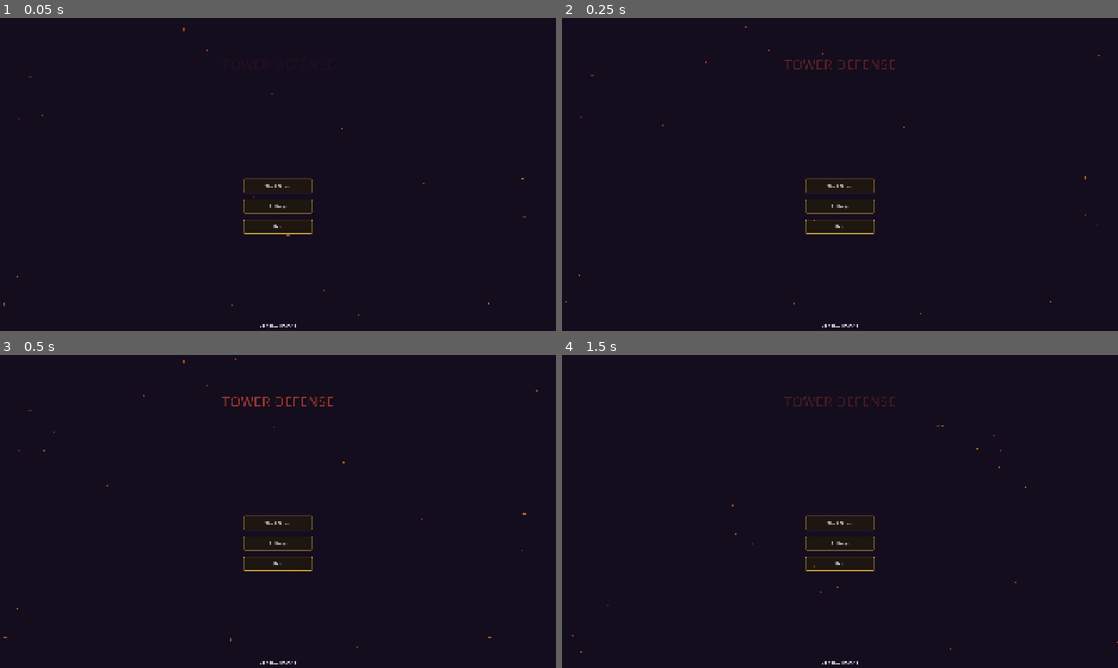
Above: before the commit, frames 1-4 (two rows, left to right).
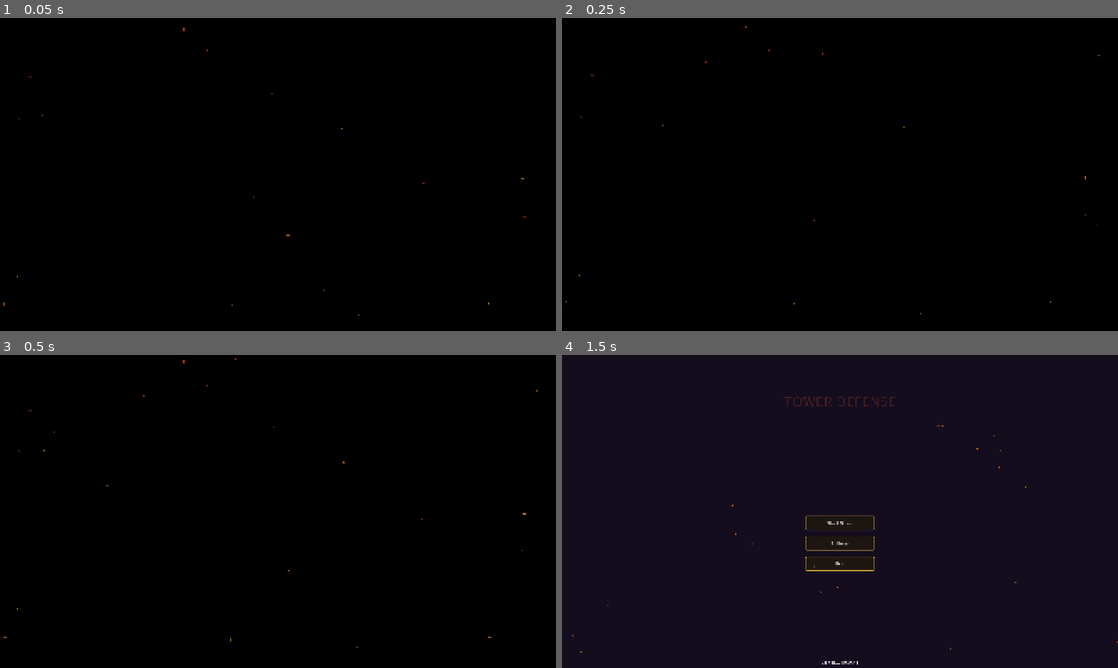
Above: after the commit, the same moments.

Repository: illertriller/tower-defense
Game: Godot game, scene res://scenes/ui/start_menu.tscn
Two runs of this game, one before a commit and one after it. Both use one fixed random seed, a clock stepped at 60 frames per second and the inputs below. Video files are missing from this copy of the repository; at most half a second of black plays in their place.
Inputs (mouse positions are in pixels of both pictures, inside the frame that each line leads up to):
- Up to frame 1 (0.05 s): no input
- Up to frame 2 (0.25 s): no input
- Up to frame 3 (0.5 s): no input
- Up to frame 4 (1.5 s): click (840, 524) at 0.5 s, where only the run before the commit has a clickable "Start Game"; click "Back to Menu" at 1.25 s

The runs differ from the first frame. In frame 1, 100% of the frame differs, in the area x 0-100%, y 0-100%; in frame 2, 100%; in frame 3, 100%; in frame 4, nothing differs.

Commit message:
Add intro, win, and lose cinematics
- New CinematicPlayer scene (reusable, skippable with any key)
- Intro cinematic (45s) plays on first game launch
- Win cinematic (8s) plays before victory score screen
- Lose cinematic (8s) plays before defeat/retry screen
- All videos in .ogv format (Godot 4 native)
- Generated via xAI Grok Imagine API
- PRD documents for both cinematic projects

Diff:
--- /dev/null
+++ b/scenes/ui/cinematic_player.gd
@@ -0,0 +1,42 @@
+extends Control
+
+## Cinematic Player — Plays video cinematics with skip support
+## Used for intro, win, and lose cinematics
+
+signal cinematic_finished
+
+@onready var video_player: VideoStreamPlayer = $VideoStreamPlayer
+@onready var skip_label: Label = $SkipLabel
+
+var _next_scene: String = ""
+var _on_finished_callback: Callable
+
+func _ready():
+	video_player.finished.connect(_on_video_finished)
+
+	# Fade in the skip hint after a short delay
+	skip_label.modulate.a = 0.0
+	var tween = create_tween()
+	tween.tween_interval(2.0)
+	tween.tween_property(skip_label, "modulate:a", 0.6, 0.5)
+
+func _input(event):
+	# Skip on any key press, mouse click, or screen tap
+	if event is InputEventKey and event.pressed:
+		_skip()
+	elif event is InputEventMouseButton and event.pressed:
+		_skip()
+
+func play_cinematic(stream: VideoStream, next_scene: String = ""):
+	_next_scene = next_scene
+	video_player.stream = stream
+	video_player.play()
+
+func _skip():
+	video_player.stop()
+	_on_video_finished()
+
+func _on_video_finished():
+	cinematic_finished.emit()
+	if _next_scene != "":
+		get_tree().change_scene_to_file(_next_scene)
--- /dev/null
+++ b/scenes/ui/cinematic_player.tscn
@@ -0,0 +1,47 @@
+[gd_scene load_steps=3 format=3 uid="uid://cinematic_player_001"]
+
+[ext_resource type="Script" path="res://scenes/ui/cinematic_player.gd" id="1"]
+
+[sub_resource type="LabelSettings" id="LabelSettings_skip"]
+font_size = 16
+font_color = Color(0.7, 0.7, 0.7, 1)
+outline_size = 2
+outline_color = Color(0, 0, 0, 1)
+
+[node name="CinematicPlayer" type="Control"]
+layout_mode = 3
+anchors_preset = 15
+anchor_right = 1.0
+anchor_bottom = 1.0
+grow_horizontal = 2
+grow_vertical = 2
+script = ExtResource("1")
+
+[node name="Background" type="ColorRect" parent="."]
+layout_mode = 1
+anchors_preset = 15
+anchor_right = 1.0
+anchor_bottom = 1.0
+grow_horizontal = 2
+grow_vertical = 2
+color = Color(0, 0, 0, 1)
+
+[node name="VideoStreamPlayer" type="VideoStreamPlayer" parent="."]
+layout_mode = 1
+anchors_preset = 15
+anchor_right = 1.0
+anchor_bottom = 1.0
+grow_horizontal = 2
+grow_vertical = 2
+expand = true
+
+[node name="SkipLabel" type="Label" parent="."]
+layout_mode = 1
+anchors_preset = 12
+anchor_top = 1.0
+anchor_right = 1.0
+anchor_bottom = 1.0
+offset_top = -40.0
+horizontal_alignment = 1
+text = "Press any key to skip"
+label_settings = SubResource("LabelSettings_skip")
--- a/scenes/ui/lose_screen.gd
+++ b/scenes/ui/lose_screen.gd
@@ -1,11 +1,15 @@
 extends Control
 
 ## Lose Screen — shown when lives reach 0
+## Plays lose cinematic first, then shows stats
 
 @onready var title_label: Label = $VBoxContainer/TitleLabel
 @onready var stats_label: Label = $VBoxContainer/StatsLabel
 @onready var retry_btn: Button = $VBoxContainer/ButtonRow/RetryBtn
 @onready var menu_btn: Button = $VBoxContainer/ButtonRow/MenuBtn
+
+var cinematic_scene: PackedScene = preload("res://scenes/ui/cinematic_player.tscn")
+var _cinematic_instance: Control = null
 
 func _ready():
 	retry_btn.pressed.connect(_on_retry_pressed)
@@ -16,8 +20,32 @@
 		btn.pressed.connect(func(): AudioManager.play_sfx("button_click"))
 		btn.mouse_entered.connect(func(): AudioManager.play_sfx("button_hover", -8.0))
 
-	# Defeat audio — stop battle music, play defeat sound
+	# Stop battle music
 	AudioManager.stop_music(0.5)
+
+	# Hide UI elements and play lose cinematic first
+	$VBoxContainer.visible = false
+	$Background.visible = false
+	_play_lose_cinematic()
+
+func _play_lose_cinematic():
+	_cinematic_instance = cinematic_scene.instantiate()
+	add_child(_cinematic_instance)
+	_cinematic_instance.cinematic_finished.connect(_on_cinematic_finished)
+
+	var lose_stream = load("res://assets/cinematic/lose_cinematic.ogv")
+	_cinematic_instance.play_cinematic(lose_stream)
+
+func _on_cinematic_finished():
+	if _cinematic_instance:
+		_cinematic_instance.queue_free()
+		_cinematic_instance = null
+
+	# Now show the stats screen
+	$VBoxContainer.visible = true
+	$Background.visible = true
+
+	# Defeat audio
 	AudioManager.play_sfx("defeat")
 
 	_show_stats()
--- a/scenes/ui/start_menu.gd
+++ b/scenes/ui/start_menu.gd
@@ -9,7 +9,12 @@
 @onready var subtitle_label: Label = $SubtitleLabel
 
 var settings_scene: PackedScene = preload("res://scenes/ui/settings_menu.tscn")
+var cinematic_scene: PackedScene = preload("res://scenes/ui/cinematic_player.tscn")
 var _settings_instance: Control = null
+var _cinematic_instance: Control = null
+
+# Track if intro has played this session (only play once)
+static var _intro_played: bool = false
 
 func _ready():
 	start_btn.pressed.connect(_on_start_pressed)
@@ -18,19 +23,14 @@
 	settings_btn.disabled = false
 	_style_menu_buttons()
 
+	# Play intro cinematic on first launch
+	if not _intro_played:
+		_intro_played = true
+		_play_intro_cinematic()
+		return  # Don't start music yet — cinematic has its own audio
+
 	# Audio: menu music + button sounds
-	AudioManager.play_music("menu_theme")
-	for btn in [start_btn, settings_btn, exit_btn]:
-		btn.pressed.connect(func(): AudioManager.play_sfx("button_click"))
-		btn.mouse_entered.connect(func(): AudioManager.play_sfx("button_hover", -8.0))
-
-	# Animate title fade in
-	title_label.modulate.a = 0.0
-	subtitle_label.modulate.a = 0.0
-
-	var tween = create_tween()
-	tween.tween_property(title_label, "modulate:a", 1.0, 0.8)
-	tween.tween_property(subtitle_label, "modulate:a", 1.0, 0.6)
+	_setup_audio()
 
 func _style_menu_buttons():
 	var normal = StyleBoxFlat.new()
@@ -53,6 +53,48 @@
 		btn.add_theme_stylebox_override("pressed", pressed)
 		btn.add_theme_stylebox_override("focus", StyleBoxEmpty.new())
 
+func _setup_audio():
+	AudioManager.play_music("menu_theme")
+	for btn in [start_btn, settings_btn, exit_btn]:
+		btn.pressed.connect(func(): AudioManager.play_sfx("button_click"))
+		btn.mouse_entered.connect(func(): AudioManager.play_sfx("button_hover", -8.0))
+
+	# Animate title fade in
+	title_label.modulate.a = 0.0
+	subtitle_label.modulate.a = 0.0
+
+	var tween = create_tween()
+	tween.tween_property(title_label, "modulate:a", 1.0, 0.8)
+	tween.tween_property(subtitle_label, "modulate:a", 1.0, 0.6)
+
+func _play_intro_cinematic():
+	# Hide menu elements during cinematic
+	$VBoxContainer.visible = false
+	$TitleLabel.visible = false
+	$SubtitleLabel.visible = false
+	$VersionLabel.visible = false
+
+	_cinematic_instance = cinematic_scene.instantiate()
+	add_child(_cinematic_instance)
+	_cinematic_instance.cinematic_finished.connect(_on_intro_finished)
+
+	var intro_stream = load("res://assets/cinematic/intro_cinematic.ogv")
+	_cinematic_instance.play_cinematic(intro_stream)
+
+func _on_intro_finished():
+	if _cinematic_instance:
+		_cinematic_instance.queue_free()
+		_cinematic_instance = null
+
+	# Show menu elements
+	$VBoxContainer.visible = true
+	$TitleLabel.visible = true
+	$SubtitleLabel.visible = true
+	$VersionLabel.visible = true
+
+	# Now start the menu music and animations
+	_setup_audio()
+
 func _on_start_pressed():
 	get_tree().change_scene_to_file("res://scenes/ui/level_select.tscn")
 
--- a/scenes/ui/win_screen.gd
+++ b/scenes/ui/win_screen.gd
@@ -1,11 +1,15 @@
 extends Control
 
 ## Win Screen — shown when all waves are cleared
+## Plays win cinematic first, then shows score
 
 @onready var title_label: Label = $VBoxContainer/TitleLabel
 @onready var stats_label: Label = $VBoxContainer/StatsLabel
 @onready var next_btn: Button = $VBoxContainer/ButtonRow/NextLevelBtn
 @onready var menu_btn: Button = $VBoxContainer/ButtonRow/MenuBtn
+
+var cinematic_scene: PackedScene = preload("res://scenes/ui/cinematic_player.tscn")
+var _cinematic_instance: Control = null
 
 func _ready():
 	next_btn.pressed.connect(_on_next_pressed)
@@ -16,10 +20,33 @@
 		btn.pressed.connect(func(): AudioManager.play_sfx("button_click"))
 		btn.mouse_entered.connect(func(): AudioManager.play_sfx("button_hover", -8.0))
 
-	# Victory audio — stop battle music, play fanfare then victory theme
+	# Stop battle music
 	AudioManager.stop_music(0.5)
+
+	# Hide UI elements and play win cinematic first
+	$VBoxContainer.visible = false
+	$Background.visible = false
+	_play_win_cinematic()
+
+func _play_win_cinematic():
+	_cinematic_instance = cinematic_scene.instantiate()
+	add_child(_cinematic_instance)
+	_cinematic_instance.cinematic_finished.connect(_on_cinematic_finished)
+
+	var win_stream = load("res://assets/cinematic/win_cinematic.ogv")
+	_cinematic_instance.play_cinematic(win_stream)
+
+func _on_cinematic_finished():
+	if _cinematic_instance:
+		_cinematic_instance.queue_free()
+		_cinematic_instance = null
+
+	# Now show the score screen
+	$VBoxContainer.visible = true
+	$Background.visible = true
+
+	# Victory audio — play fanfare then victory theme
 	AudioManager.play_sfx("victory_fanfare")
-	# Delay the victory theme slightly so fanfare plays first
 	get_tree().create_timer(1.5).timeout.connect(func(): AudioManager.play_music("victory_theme", 0.5))
 
 	_show_score()
Not shown, added: PRD-INTRO-MOVIE.md
Not shown, added: PRD-WIN-LOSE-CLIPS.md
Not shown, added: assets/cinematic/intro_cinematic.ogv
Not shown, added: assets/cinematic/lose_cinematic.ogv
Not shown, added: assets/cinematic/win_cinematic.ogv
